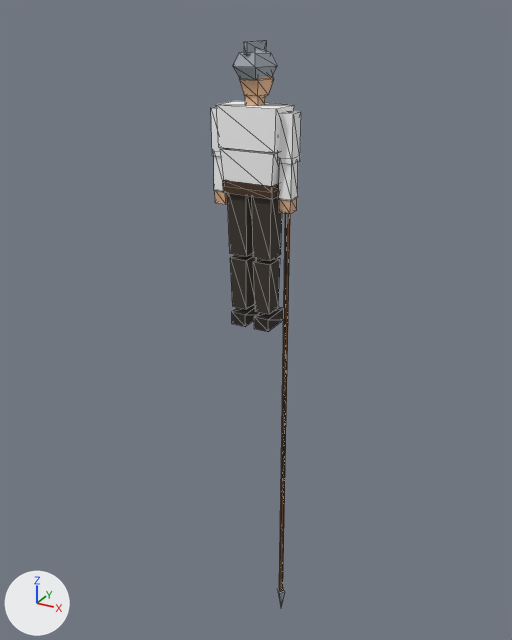
The glTF model game/assets/models/soldier_em_pike_lod1.glb, before and after one commit.
The view is the same before and after, from a camera (50 mm lens) standing at (2.21, -4.01, 2.04) and looking at (-0.06, 0.12, -0.02). The axes (+X, +Y, +Z) are drawn at lower left. The lights are the same throughout. The first picture is the older version. Mesh edges are drawn as thin lines. Vertices at exactly the same position are counted once.

Names of what the first picture shows: 'em_pike_lod1_static'.
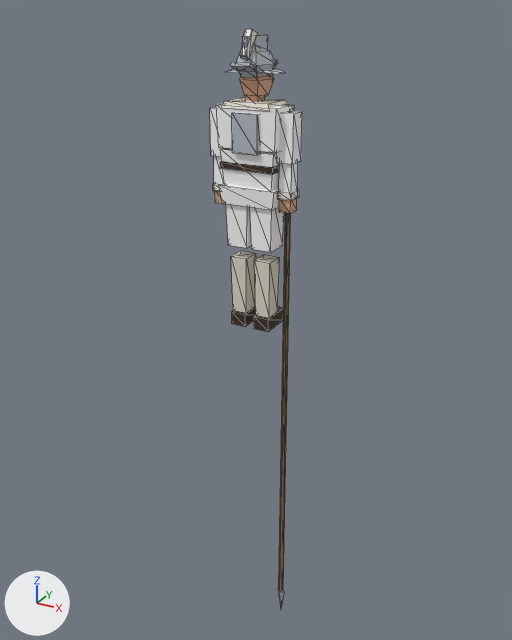
The change, as a diff of the scene's bpy script:
```diff
--- a/game/assets/models/soldier_em_pike_lod1.glb.py
+++ b/game/assets/models/soldier_em_pike_lod1.glb.py
@@ me_em_pike_lod1_001 @@
-me_em_pike_lod1_001.from_pydata(...)  # 183 vertices, 282 faces; spans x -0.29..0.29, y -0.14..0.17, z -2.54..1.86
+me_em_pike_lod1_001.from_pydata(...)  # 281 vertices, 430 faces; spans x -0.29..0.29, y -0.18..0.18, z -2.56..1.93
+# me_em_pike_lod1_001 part 1: the loose piece of 8 vertices spanning x 0.02..0.16, y -0.08..0.08, z 0.52..0.96 is scaled about its middle by (1.14, 1.13, 0.864), then moved by (0.0, 0.0, 0.03)
+# me_em_pike_lod1_001 part 2: the loose piece of 8 vertices spanning x 0.03..0.15, y -0.07..0.07, z 0.13..0.49 is scaled about its middle by (0.94, 0.947, 1.11), then moved by (0.0, 0.0, -0.01)
+# me_em_pike_lod1_001 part 3: the loose piece of 8 vertices spanning x -0.16..-0.02, y -0.08..0.08, z 0.52..0.96 is scaled about its middle by (1.14, 1.13, 0.864), then moved by (0.0, 0.0, 0.03)
+# me_em_pike_lod1_001 part 4: the loose piece of 8 vertices spanning x -0.15..-0.03, y -0.07..0.07, z 0.13..0.49 is scaled about its middle by (0.94, 0.947, 1.11), then moved by (0.0, 0.0, -0.01)
+# me_em_pike_lod1_001 part 5: the loose piece of 8 vertices spanning x -0.18..0.18, y -0.1..0.1, z 0.94..1.02 is scaled about its middle by (1.08, 1.1, 1.5), then moved by (0.0, 0.0, -0.05)
+# me_em_pike_lod1_001 part 6: the loose piece of 8 vertices spanning x -0.01..0.01, y -0.12..0.12, z 1.79..1.86 is scaled about its middle by (16.2, 0.99, 0.571), then moved by (0.0, 0.0, -0.33)
+# me_em_pike_lod1_001 part 7: the loose piece of 8 vertices spanning x 0.19..0.29, y -0.05..0.05, z 1.16..1.46 is scaled about its middle by (3.95, 0.567, 1.13), then moved by (-0.24, 0.1, -0.01)
+# me_em_pike_lod1_001 part 8: a new loose piece, a box spanning x -0.09..0.09, y -0.135..-0.095, z 1.21..1.45, in mat_vertexcolour
+# me_em_pike_lod1_001 part 9: the loose piece of 8 vertices spanning x -0.29..-0.19, y -0.05..0.05, z 1.16..1.46 is scaled about its middle by (1.68, 0.477, 0.733), then moved by (0.34, 0.11, -0.45)
+# me_em_pike_lod1_001 part 10: a new loose piece, a box spanning x -0.19..0.19, y -0.117..0.117, z 1.1..1.14, in mat_vertexcolour
+# me_em_pike_lod1_001 part 11: a new loose piece, a box spanning x 0.19..0.29, y -0.06..0.06, z 1.16..1.46, in mat_vertexcolour
+# me_em_pike_lod1_001 part 12: a new loose piece, a box spanning x 0.19..0.29, y -0.055..0.055, z 0.93..0.98, in mat_vertexcolour
+# me_em_pike_lod1_001 part 13: a new loose piece, a box spanning x -0.29..-0.19, y -0.06..0.06, z 1.16..1.46, in mat_vertexcolour
+# me_em_pike_lod1_001 part 14: a new loose piece, a box spanning x -0.29..-0.19, y -0.055..0.055, z 0.93..0.98, in mat_vertexcolour
+# me_em_pike_lod1_001 part 15: a new loose piece, a UV sphere (5 segments, 4 rings, poles along z) spanning x -0.12..0.12, y -0.12..0.14, z 1.63..1.83, in mat_vertexcolour
+# me_em_pike_lod1_001 part 16: a new loose piece, a box spanning x -0.015..0.015, y -0.13..0.13, z 1.775..1.885, in mat_vertexcolour
+# me_em_pike_lod1_001 part 17: 17 vertices removed from x -0.12..0.12, y -0.14..0.17, z 1.62..1.82; 34 vertices added at x -0.17..0.17, y -0.18..0.18, z 1.68..1.93
+# me_em_pike_lod1_001 part 18: 4 vertices removed from x 0.2..0.28, y -0.04..0.0, z -2.54..-2.34; 4 vertices added at x 0.21..0.27, y -0.03..0.0, z -2.56..-2.34
+# me_em_pike_lod1_001 part 19: 100 kept faces spanning x -0.28..0.28, y -0.08..0.16, z -2.34..1.77 get new vertex colours
+# other edits to the shape of me_em_pike_lod1_001 do not show in these pictures
 me_em_pike_lod1_001.materials.append(mat_vertexcolour)
```

Location of each change, (x1, y1, x2, y2) in pixels of the pictures (512 x 640 px; the box of a moved part takes in the faces that stretch with it):
'em_pike_lod1_static', reshaped: before (211, 41, 301, 608); after (210, 29, 302, 610)
part 1 of me_em_pike_lod1_001, moved or reshaped: before (252, 196, 282, 260); after (250, 207, 284, 252)
part 2 of me_em_pike_lod1_001, moved or reshaped: before (253, 258, 280, 314); after (254, 255, 280, 318)
part 3 of me_em_pike_lod1_001, moved or reshaped: before (227, 193, 253, 256); after (226, 204, 251, 248)
part 4 of me_em_pike_lod1_001, moved or reshaped: before (230, 254, 257, 309); after (231, 251, 256, 313)
part 5 of me_em_pike_lod1_001, moved or reshaped: before (223, 180, 279, 199); after (219, 183, 280, 210)
part 6 of me_em_pike_lod1_001, moved or reshaped: before (244, 41, 266, 55); after (221, 97, 287, 111)
part 7 of me_em_pike_lod1_001, moved or reshaped (not visible afterwards): before (278, 111, 301, 164)
part 8 of me_em_pike_lod1_001, added: after (232, 113, 260, 155)
part 9 of me_em_pike_lod1_001, moved or reshaped (not visible afterwards): before (211, 107, 222, 156)
part 10 of me_em_pike_lod1_001, added: after (220, 161, 280, 174)
part 11 of me_em_pike_lod1_001, added: after (277, 111, 302, 164)
part 12 of me_em_pike_lod1_001, added: after (278, 189, 299, 201)
part 13 of me_em_pike_lod1_001, added: after (210, 107, 222, 157)
part 14 of me_em_pike_lod1_001, added (mostly hidden): after (213, 183, 220, 191)
part 15 of me_em_pike_lod1_001, added: after (236, 46, 276, 78)
part 16 of me_em_pike_lod1_001, added: after (242, 35, 268, 50)
part 17 of me_em_pike_lod1_001, moved or reshaped: before (233, 48, 277, 80); after (226, 29, 286, 74)
part 18 of me_em_pike_lod1_001, moved or reshaped: before (277, 588, 285, 608); after (278, 589, 284, 610)
part 19 of me_em_pike_lod1_001, recoloured: (215, 76, 297, 592) in both
